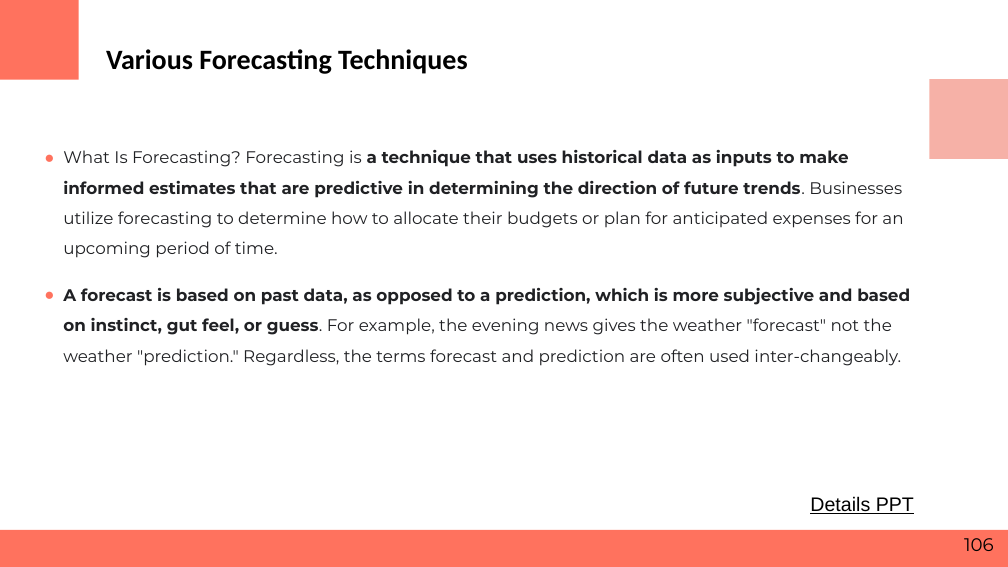
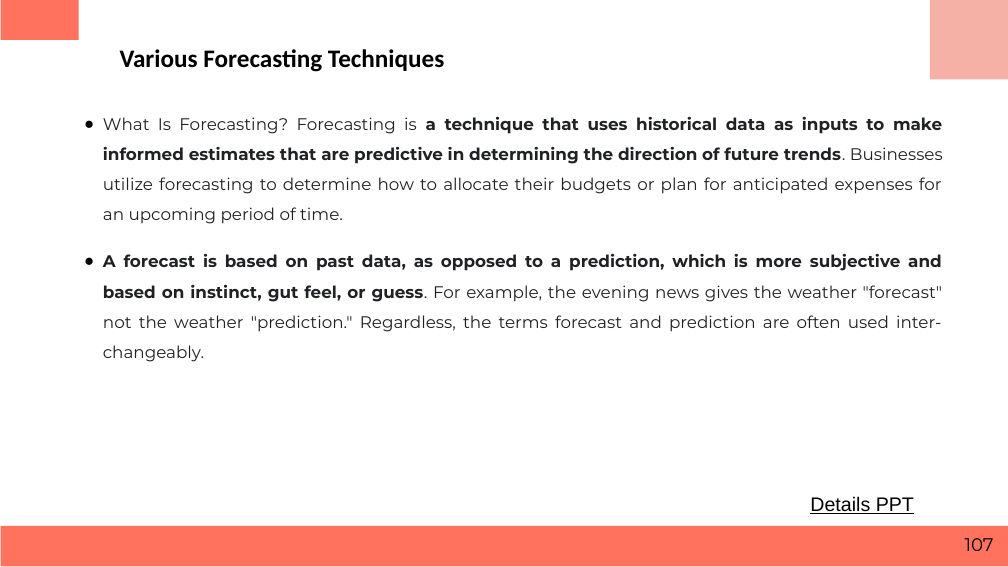
Before and after one commit to RashmivernekarN/ai_with_python_keonics, a slide deck: slide 107 of Module3/Business Statistics.pptx (slide 106 before the commit). Drawn at 1008x567 pixels with LibreOffice and Linux fonts; fonts in the diff are those of the drawing. Boxes give left, top, right and bottom in pixels: in the first picture for what was removed or moved away, otherwise in the second. Text is boxed around its words. In the diff, an @@ line names an element or a change of style, - is before the commit and + after.

```diff
--- a/Module3/Business Statistics.pptx
+++ b/Module3/Business Statistics.pptx
@@ rectangle: place and size @@
-rectangle at bbox=[0, 0, 79, 80]
+rectangle at bbox=[1, 0, 79, 39]
@@ rectangle: place and size @@
-rectangle at bbox=[929, 80, 1008, 159]
+rectangle at bbox=[930, 0, 1008, 79]
@@ title "Various Forecasting Techniques": place and size @@
-title "Various Forecasting Techniques" at bbox=[106, 49, 468, 74]
+title "Various Forecasting Techniques" at bbox=[120, 49, 444, 72]
@@ title "Various Forecasting Techniques" at bbox=[120, 49, 444, 72]: size 20 to 18 pt @@
@@ text "What Is Forecasting? Forecasting is ...": place and size @@
-text "What Is Forecasting? Forecasting is ..." at bbox=[63, 150, 910, 366]
+text "What Is Forecasting? Forecasting is ..." at bbox=[103, 117, 943, 362]
@@ text "What Is Forecasting? Forecasting is ..." at bbox=[103, 117, 943, 362]: alignment left to justified; bullet colour #FF725E to #000000 @@
@@ rectangle: place and size @@
-rectangle at bbox=[0, 530, 1008, 567]
+rectangle at bbox=[1, 526, 1008, 566]
@@ page number at bbox=[965, 538, 994, 551]: text changed @@
-106
+107
```
Also in this commit, not shown: 105 other slides changed, 1 slide added.
